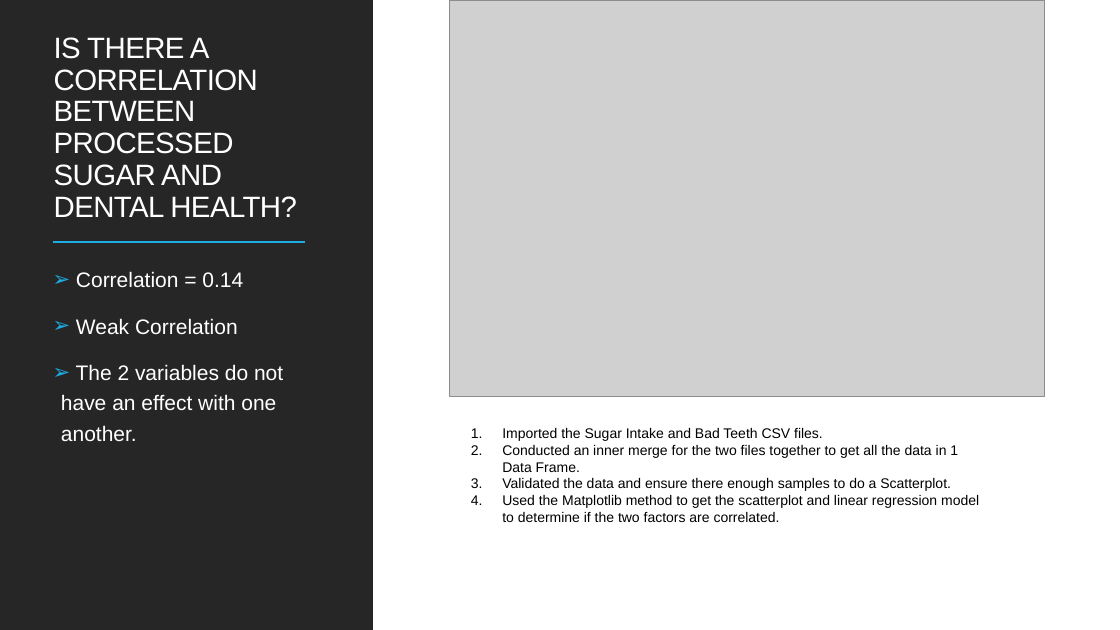
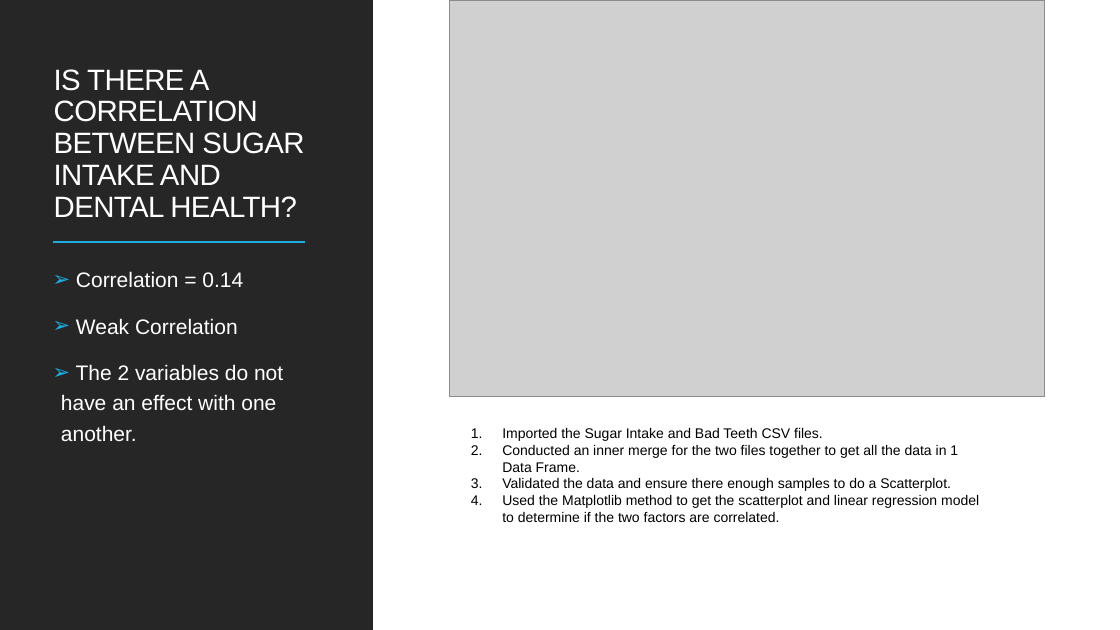
Before and after one commit to cbeachey/project1_influencers, a slide deck: slide 16 of Effects of Sugar Consumption.pptx. Drawn at 1120x630 pixels with LibreOffice and Linux fonts; fonts in the diff are those of the drawing; grey boxes stand for pictures. Boxes give left, top, right and bottom in pixels: in the first picture for what was removed or moved away, otherwise in the second. Text is boxed around its words. In the diff, an @@ line names an element or a change of style, - is before the commit and + after.

Commit message:
update

```diff
--- a/Effects of Sugar Consumption.pptx
+++ b/Effects of Sugar Consumption.pptx
@@ title at [54,69,304,217]: text changed @@
-IS THERE A CORRELATION BETWEEN PROCESSED SUGAR AND DENTAL HEALTH?
+IS THERE A CORRELATION BETWEEN SUGAR INTAKE AND DENTAL HEALTH?
```
Also in this commit, not shown: 1 other slide changed.
